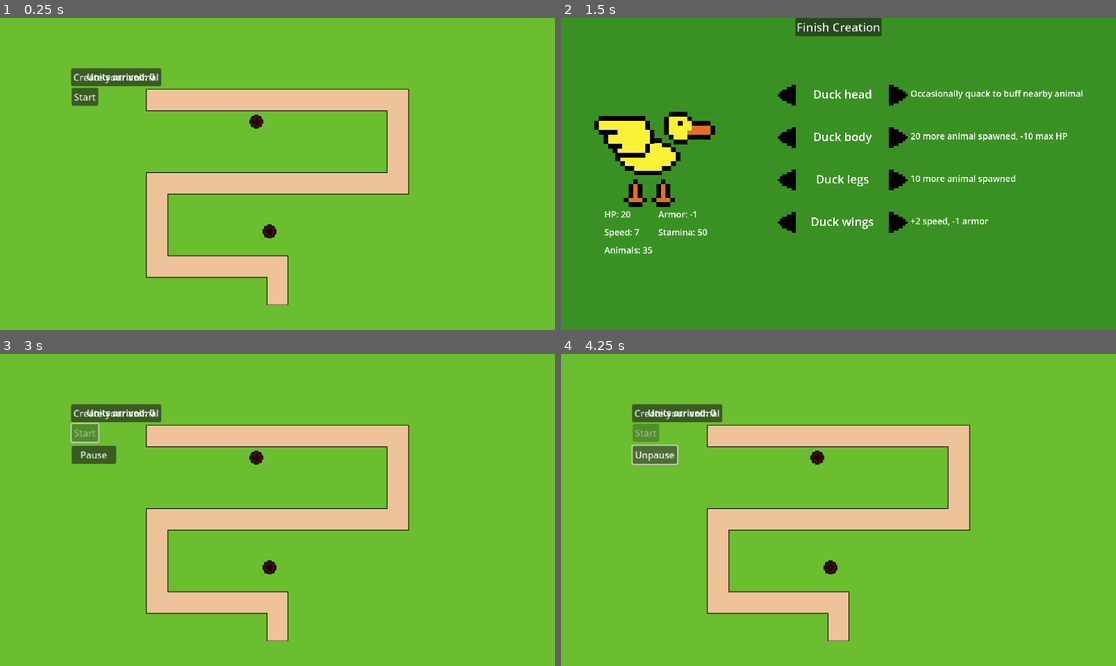
Above: before the commit, frames 1-4 (two rows, left to right).
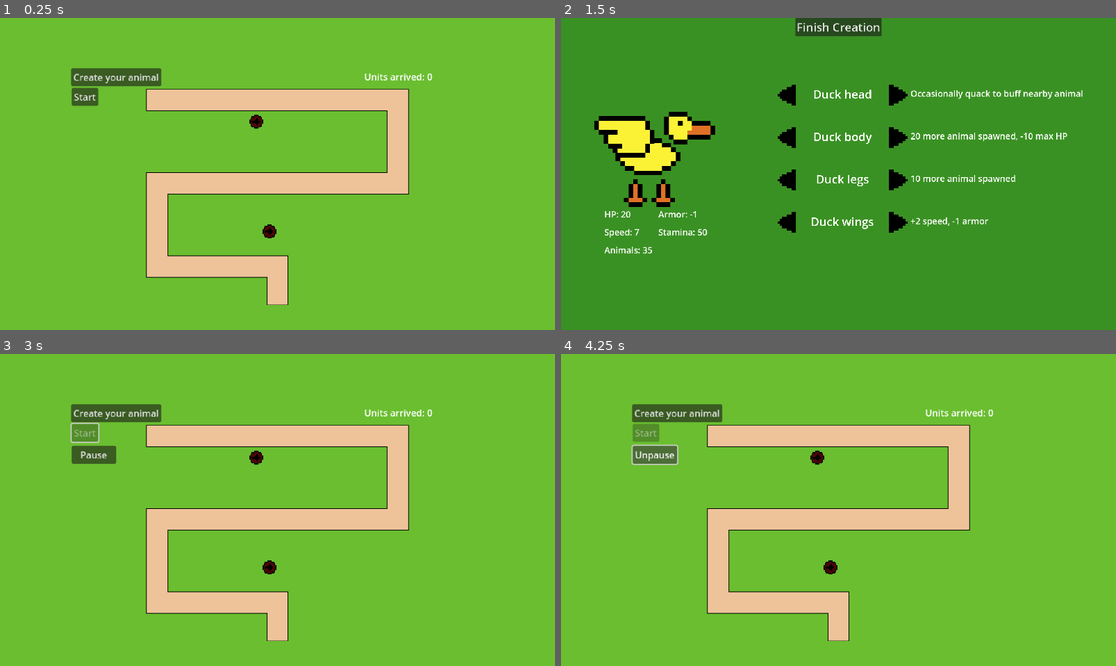
Above: after the commit, the same moments.

Repository: ShroomySquid/GameJamMtl
Game: Godot game, scene res://Scenes/Race.tscn
Same seed, same stepped clock (60 frames per second), same inputs: the game is played once before the commit and once after it.
Inputs:
- Up to frame 1 (0.25 s): no input
- Up to frame 2 (1.5 s): click "Start" at 0.5 s; click "Create your animal" at 1.25 s
- Up to frame 3 (3 s): click "Finish Creation" at 2 s; click "Start" at 2.75 s
- Up to frame 4 (4.25 s): click "Pause" at 3.5 s

The runs differ from the first frame. In frame 1, 0.3% of the frame differs, in the area x 15-78%, y 17-21%; in frame 2, nothing differs; in frame 3, 0.3%; in frame 4, 0.3%.

Commit message:
changed position of endunitlabel

Diff:
--- a/Scenes/EndUnitCounter.gd
+++ b/Scenes/EndUnitCounter.gd
@@ -8,7 +8,7 @@
 
 	# Optionally, you can set the size of the label if needed
 	#custom_minimum_size = Vector2(100, 40)  # Adjust to your desired size
-	position = Vector2(-330, -180)  # Ensure it's positioned at the top-left
+	position = Vector2(150, -180)  # Ensure it's positioned at the top-left
 	update_label()
 
 func _process(delta):
